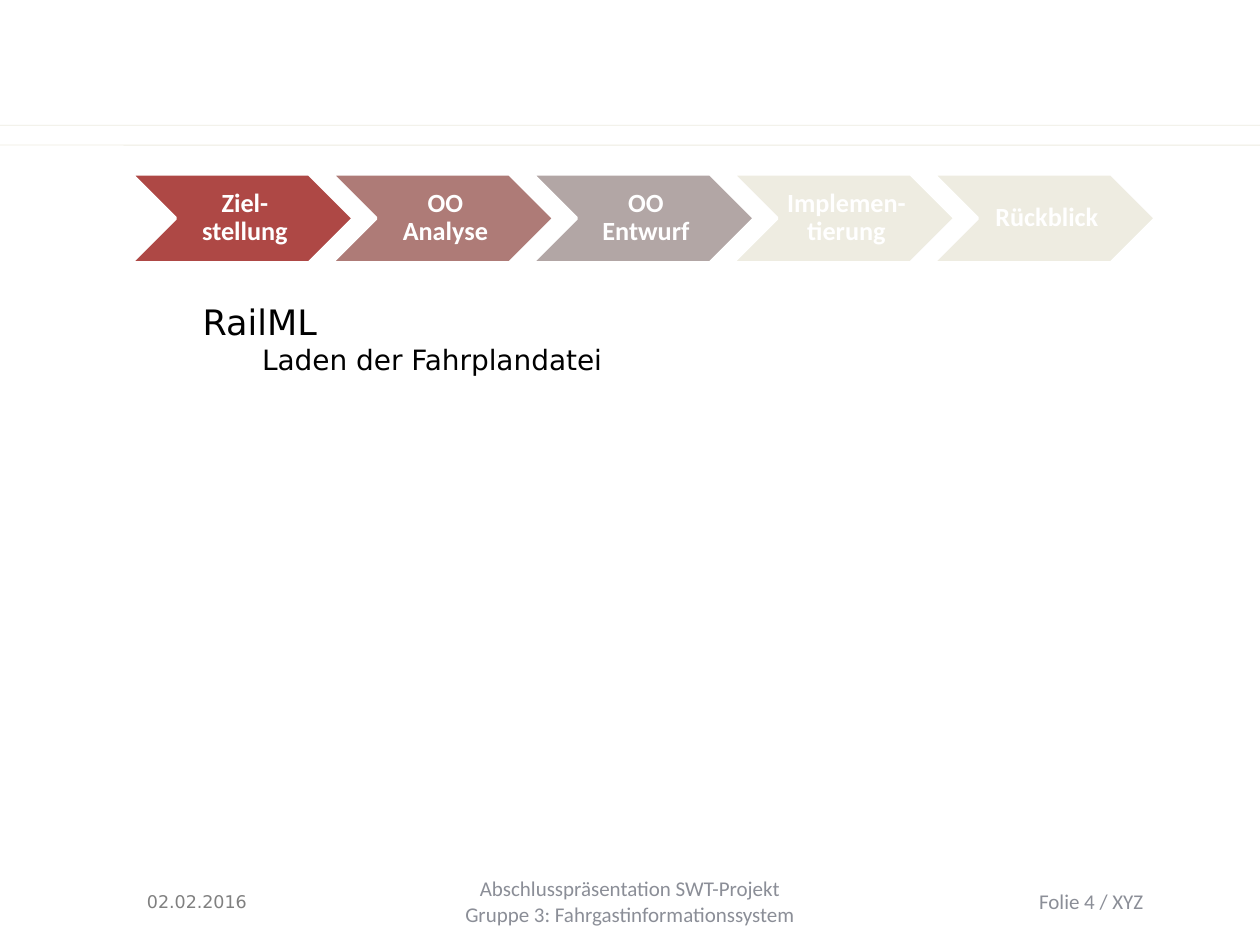
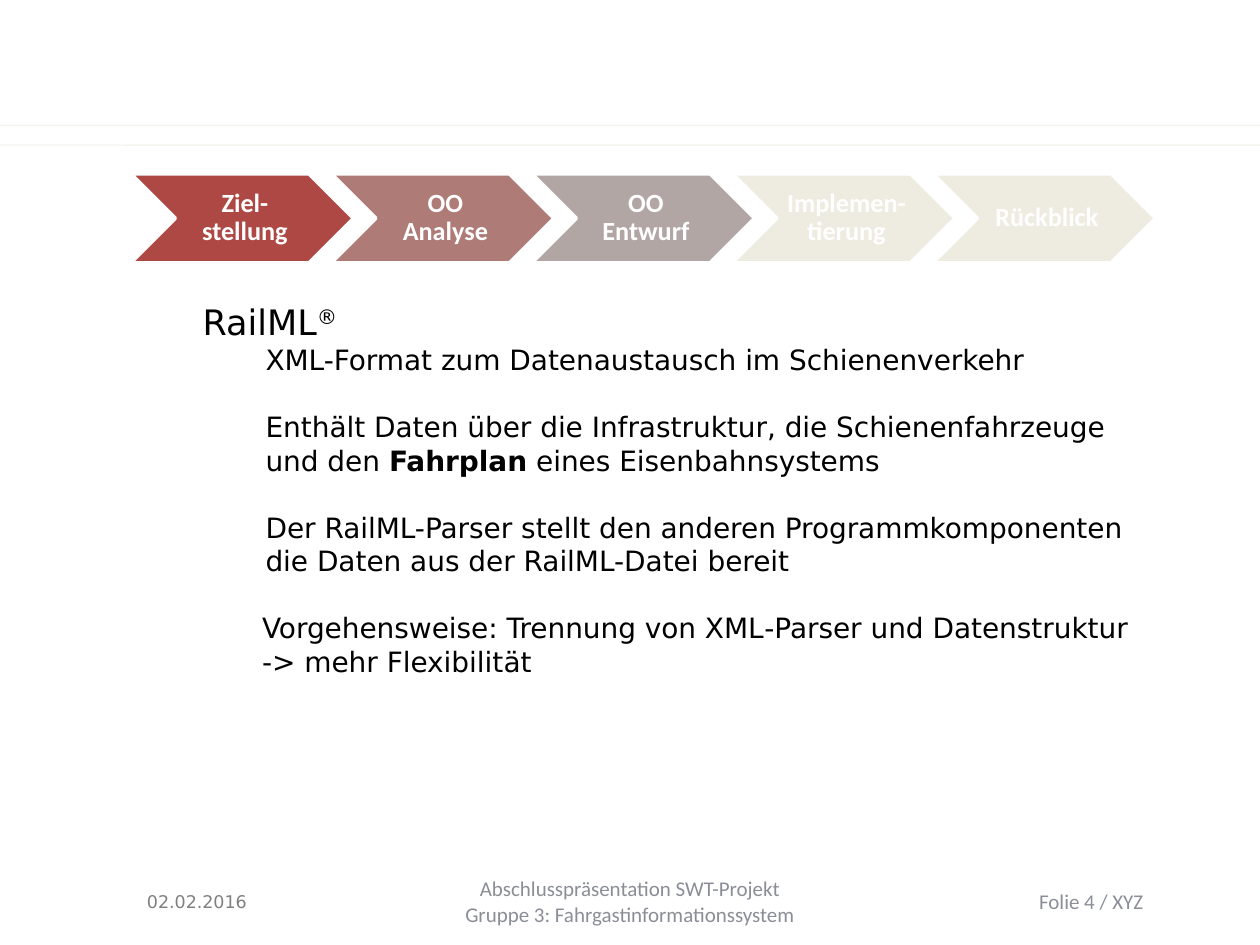
Before and after one commit to Juu98/fahrgastinformationssystem, a slide deck: slide 4 of organisation/Endpräsentation/entwurf_impl.pptx. Drawn at 1260x945 pixels with LibreOffice and Linux fonts; fonts in the diff are those of the drawing; background and template pictures are left out. Boxes give left, top, right and bottom in pixels: in the first picture for what was removed or moved away, otherwise in the second. Text is boxed around its words. In the diff, an @@ line names an element or a change of style, - is before the commit and + after.

Commit message:
Updated presentation for RailML contributes to #101

```diff
--- a/organisation/Endpräsentation/entwurf_impl.pptx
+++ b/organisation/Endpräsentation/entwurf_impl.pptx
@@ text at <box>203,308,1128,673</box>: text changed @@
-● RailML
-  📫 Laden der Fahrplandatei
+● RailML®
+  ● XML-Format zum Datenaustausch im Schienenverkehr
+  ● Enthält Daten über die Infrastruktur, die Schienenfahrzeuge und den Fahrplan eines Eisenbahnsystems
+  ● Der RailML-Parser stellt den anderen Programmkomponenten die Daten aus der RailML-Datei bereit
+  📫 Vorgehensweise: Trennung von XML-Parser und Datenstruktur -> mehr Flexibilität
```
Also in this commit, not shown: 1 other slide changed.
